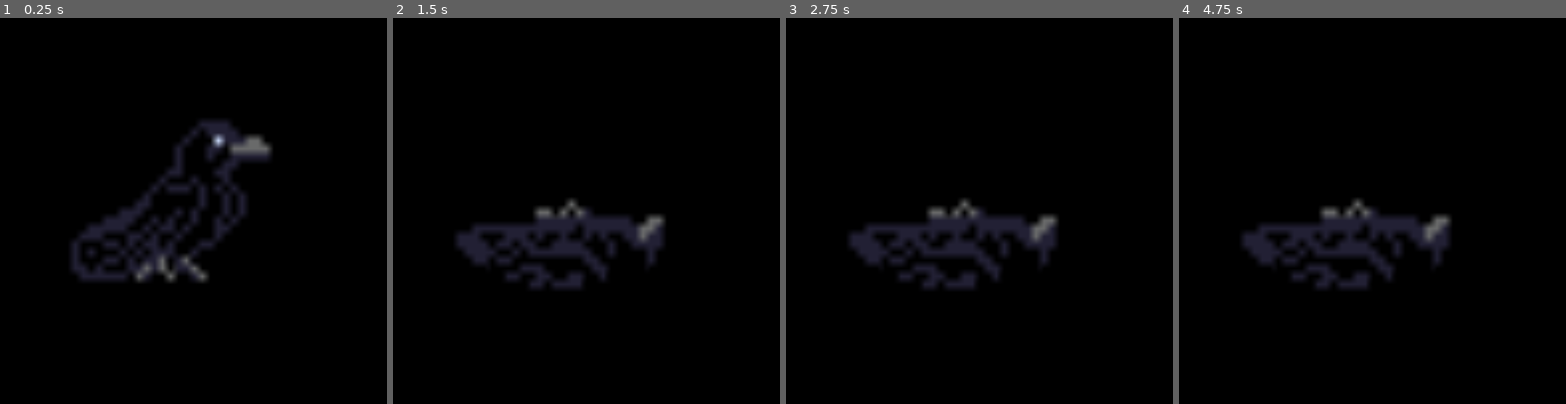
Above: before the commit, frames 1-4 (left to right).
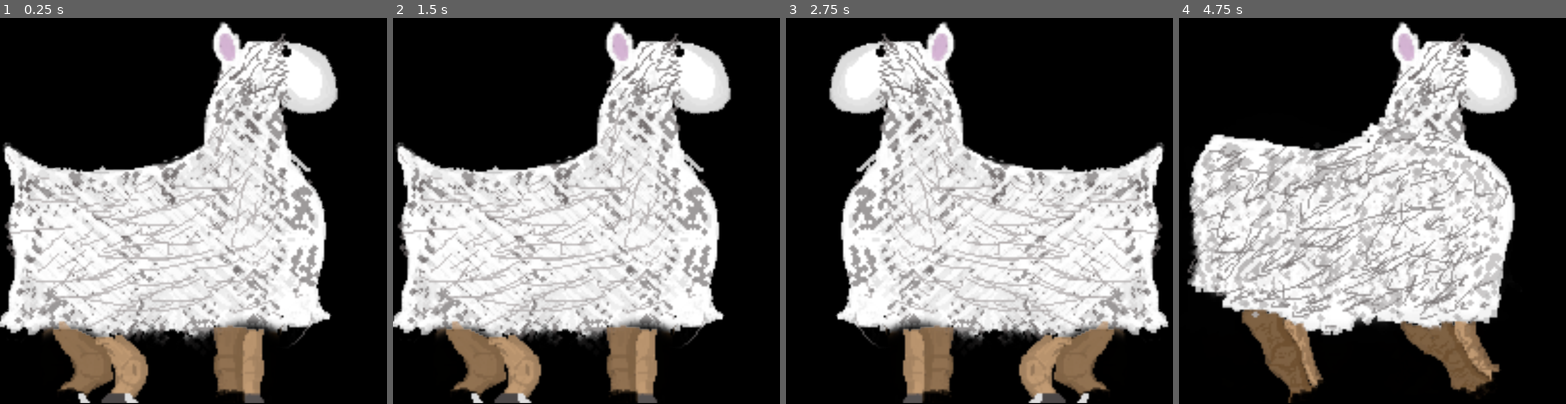
Above: after the commit, the same moments.

Repository: z3r0m3110n-ctrl/desktopPet
Game: Godot game, scene res://mainScene.tscn
The game is run twice, just before and just after one commit, with the same random seed, the same clock (stepped at 60 frames per second) and the same inputs.
Inputs (mouse positions are in pixels of both pictures, inside the frame that each line leads up to):
- Up to frame 1 (0.25 s): no input
- Up to frame 2 (1.5 s): tap Enter at 0.5 s; drag from (582, 207) to (625, 126) at 0.52 s; drag from (509, 230) to (567, 288) at 1.27 s
- Up to frame 3 (2.75 s): move the mouse to (1018, 126) at 2.02 s; hold Right from 2.03 s (still down); tap Alt at 2.1 s; click (1018, 126) at 2.17 s
- Up to frame 4 (4.75 s): release Right at 2.75 s; drag from (1353, 288) to (1256, 153) at 2.77 s; move the mouse to (1488, 268) at 3.52 s; hold Left 3.53-4.25 s; tap Alt at 3.6 s; click (1488, 268) at 3.67 s; drag from (1256, 153) to (1368, 207) at 4.27 s

The runs differ from the first frame. In frame 1, 50% of the frame differs, in the area x 0-88%, y 0-100%; in frame 2, 50%; in frame 3, 50%; in frame 4, 50%, in the area x 2-88%, y 0-100%.

Commit message:
feat: custom sprites for walking and sleep

Diff:
--- a/mainScene.tscn
+++ b/mainScene.tscn
@@ -2,34 +2,49 @@
 
 [ext_resource type="Script" uid="uid://bw56o01kv5oxy" path="res://main_scene.gd" id="1_g4qto"]
 [ext_resource type="Texture2D" uid="uid://cj2dvmit8n3ao" path="res://Crow.png" id="1_iwpey"]
-
-[sub_resource type="AtlasTexture" id="AtlasTexture_vuu3o"]
-atlas = ExtResource("1_iwpey")
-region = Rect2(0, 48, 48, 48)
-
-[sub_resource type="AtlasTexture" id="AtlasTexture_0pyiw"]
-atlas = ExtResource("1_iwpey")
-region = Rect2(48, 48, 48, 48)
-
-[sub_resource type="AtlasTexture" id="AtlasTexture_14l1l"]
-atlas = ExtResource("1_iwpey")
-region = Rect2(96, 48, 48, 48)
-
-[sub_resource type="AtlasTexture" id="AtlasTexture_u7har"]
-atlas = ExtResource("1_iwpey")
-region = Rect2(144, 48, 48, 48)
-
-[sub_resource type="AtlasTexture" id="AtlasTexture_uqts1"]
-atlas = ExtResource("1_iwpey")
-region = Rect2(192, 48, 48, 48)
-
-[sub_resource type="AtlasTexture" id="AtlasTexture_us837"]
-atlas = ExtResource("1_iwpey")
-region = Rect2(240, 48, 48, 48)
-
-[sub_resource type="AtlasTexture" id="AtlasTexture_ykwv5"]
-atlas = ExtResource("1_iwpey")
-region = Rect2(288, 48, 48, 48)
+[ext_resource type="Texture2D" uid="uid://da0xu67237875" path="res://images/sleep-0.png" id="3_466gm"]
+[ext_resource type="Texture2D" uid="uid://sc2eydsude23" path="res://images/walk-0.png" id="3_bnlnp"]
+[ext_resource type="Texture2D" uid="uid://jv5m7weyqph1" path="res://images/sleep-1.png" id="4_auxaw"]
+[ext_resource type="Texture2D" uid="uid://db0ni4duiwlmo" path="res://images/walk-1.png" id="4_vuu3o"]
+[ext_resource type="Texture2D" uid="uid://dcclt8jnwxhcg" path="res://images/walk-2.png" id="5_0pyiw"]
+[ext_resource type="Texture2D" uid="uid://b62s2aenfvcse" path="res://images/sleep-2.png" id="5_smdy7"]
+[ext_resource type="Texture2D" uid="uid://dl0v2gaqlrax" path="res://images/sleep-3.png" id="6_6qrj0"]
+[ext_resource type="Texture2D" uid="uid://c1tgcr8k1gxyi" path="res://images/walk-3.png" id="6_14l1l"]
+[ext_resource type="Texture2D" uid="uid://50b7jljr7iou" path="res://images/sleep-4.png" id="7_tlk23"]
+[ext_resource type="Texture2D" uid="uid://bc5em60flvxxq" path="res://images/walk-4.png" id="7_u7har"]
+[ext_resource type="Texture2D" uid="uid://cuie770suosgb" path="res://images/sleep-5.png" id="8_6k62e"]
+[ext_resource type="Texture2D" uid="uid://dcq4s36r75bwu" path="res://images/walk-5.png" id="8_uqts1"]
+[ext_resource type="Texture2D" uid="uid://cay5okgyitsvt" path="res://images/sleep-6.png" id="9_kpsh6"]
+[ext_resource type="Texture2D" uid="uid://rhemsetke25s" path="res://images/sleep-7.png" id="10_3qdnn"]
+[ext_resource type="Texture2D" uid="uid://b458287ggny84" path="res://images/sleep-8.png" id="11_s7pqw"]
+
+[sub_resource type="AtlasTexture" id="AtlasTexture_kpsh6"]
+atlas = ExtResource("1_iwpey")
+region = Rect2(240, 192, 48, 48)
+
+[sub_resource type="AtlasTexture" id="AtlasTexture_3qdnn"]
+atlas = ExtResource("1_iwpey")
+region = Rect2(288, 192, 48, 48)
+
+[sub_resource type="AtlasTexture" id="AtlasTexture_s7pqw"]
+atlas = ExtResource("1_iwpey")
+region = Rect2(0, 240, 48, 48)
+
+[sub_resource type="AtlasTexture" id="AtlasTexture_251pa"]
+atlas = ExtResource("1_iwpey")
+region = Rect2(48, 240, 48, 48)
+
+[sub_resource type="AtlasTexture" id="AtlasTexture_vg2gt"]
+atlas = ExtResource("1_iwpey")
+region = Rect2(96, 240, 48, 48)
+
+[sub_resource type="AtlasTexture" id="AtlasTexture_1uw5o"]
+atlas = ExtResource("1_iwpey")
+region = Rect2(144, 240, 48, 48)
+
+[sub_resource type="AtlasTexture" id="AtlasTexture_efo4c"]
+atlas = ExtResource("1_iwpey")
+region = Rect2(192, 240, 48, 48)
 
 [sub_resource type="AtlasTexture" id="AtlasTexture_nlk40"]
 atlas = ExtResource("1_iwpey")
@@ -58,58 +73,62 @@
 [sub_resource type="AtlasTexture" id="AtlasTexture_6k62e"]
 atlas = ExtResource("1_iwpey")
 region = Rect2(288, 96, 48, 48)
-
-[sub_resource type="AtlasTexture" id="AtlasTexture_g4qto"]
-atlas = ExtResource("1_iwpey")
-region = Rect2(0, 0, 48, 48)
-
-[sub_resource type="AtlasTexture" id="AtlasTexture_hr5et"]
-atlas = ExtResource("1_iwpey")
-region = Rect2(48, 0, 48, 48)
-
-[sub_resource type="AtlasTexture" id="AtlasTexture_6mfv6"]
-atlas = ExtResource("1_iwpey")
-region = Rect2(144, 0, 48, 48)
-
-[sub_resource type="AtlasTexture" id="AtlasTexture_2qqqv"]
-atlas = ExtResource("1_iwpey")
-region = Rect2(192, 0, 48, 48)
-
-[sub_resource type="AtlasTexture" id="AtlasTexture_we1jl"]
-atlas = ExtResource("1_iwpey")
-region = Rect2(240, 0, 48, 48)
-
-[sub_resource type="AtlasTexture" id="AtlasTexture_bnlnp"]
-atlas = ExtResource("1_iwpey")
-region = Rect2(288, 0, 48, 48)
-
-[sub_resource type="AtlasTexture" id="AtlasTexture_61od6"]
-atlas = ExtResource("1_iwpey")
-region = Rect2(96, 0, 48, 48)
 
 [sub_resource type="SpriteFrames" id="SpriteFrames_xkoum"]
 animations = [{
 "frames": [{
 "duration": 1.0,
-"texture": SubResource("AtlasTexture_vuu3o")
-}, {
-"duration": 1.0,
-"texture": SubResource("AtlasTexture_0pyiw")
-}, {
-"duration": 1.0,
-"texture": SubResource("AtlasTexture_14l1l")
-}, {
-"duration": 1.0,
-"texture": SubResource("AtlasTexture_u7har")
-}, {
-"duration": 1.0,
-"texture": SubResource("AtlasTexture_uqts1")
-}, {
-"duration": 1.0,
-"texture": SubResource("AtlasTexture_us837")
-}, {
-"duration": 1.0,
-"texture": SubResource("AtlasTexture_ykwv5")
+"texture": SubResource("AtlasTexture_kpsh6")
+}, {
+"duration": 1.0,
+"texture": SubResource("AtlasTexture_3qdnn")
+}, {
+"duration": 1.0,
+"texture": SubResource("AtlasTexture_s7pqw")
+}, {
+"duration": 1.0,
+"texture": SubResource("AtlasTexture_251pa")
+}, {
+"duration": 1.0,
+"texture": SubResource("AtlasTexture_vg2gt")
+}, {
+"duration": 1.0,
+"texture": SubResource("AtlasTexture_1uw5o")
+}, {
+"duration": 1.0,
+"texture": SubResource("AtlasTexture_efo4c")
+}],
+"loop": 1,
+"name": &"fly",
+"speed": 5.0
+}, {
+"frames": [{
+"duration": 1.0,
+"texture": ExtResource("3_466gm")
+}, {
+"duration": 1.0,
+"texture": ExtResource("4_auxaw")
+}, {
+"duration": 1.0,
+"texture": ExtResource("5_smdy7")
+}, {
+"duration": 1.0,
+"texture": ExtResource("6_6qrj0")
+}, {
+"duration": 1.0,
+"texture": ExtResource("7_tlk23")
+}, {
+"duration": 1.0,
+"texture": ExtResource("8_6k62e")
+}, {
+"duration": 1.0,
+"texture": ExtResource("9_kpsh6")
+}, {
+"duration": 1.0,
+"texture": ExtResource("10_3qdnn")
+}, {
+"duration": 1.0,
+"texture": ExtResource("11_s7pqw")
 }],
 "loop": 0,
 "name": &"rest",
@@ -143,25 +162,22 @@
 }, {
 "frames": [{
 "duration": 1.0,
-"texture": SubResource("AtlasTexture_g4qto")
-}, {
-"duration": 1.0,
-"texture": SubResource("AtlasTexture_hr5et")
-}, {
-"duration": 1.0,
-"texture": SubResource("AtlasTexture_6mfv6")
-}, {
-"duration": 1.0,
-"texture": SubResource("AtlasTexture_2qqqv")
-}, {
-"duration": 1.0,
-"texture": SubResource("AtlasTexture_we1jl")
-}, {
-"duration": 1.0,
-"texture": SubResource("AtlasTexture_bnlnp")
-}, {
-"duration": 1.0,
-"texture": SubResource("AtlasTexture_61od6")
+"texture": ExtResource("3_bnlnp")
+}, {
+"duration": 1.0,
+"texture": ExtResource("4_vuu3o")
+}, {
+"duration": 1.0,
+"texture": ExtResource("5_0pyiw")
+}, {
+"duration": 1.0,
+"texture": ExtResource("6_14l1l")
+}, {
+"duration": 1.0,
+"texture": ExtResource("7_u7har")
+}, {
+"duration": 1.0,
+"texture": ExtResource("8_uqts1")
 }],
 "loop": 1,
 "name": &"walk",
@@ -176,10 +192,10 @@
 
 [node name="AnimatedSprite2D" type="AnimatedSprite2D" parent="." unique_id=212690999]
 position = Vector2(98.49999, 99.00001)
-scale = Vector2(4.1041665, 4.1250005)
+scale = Vector2(1, 1.005)
 sprite_frames = SubResource("SpriteFrames_xkoum")
 animation = &"rest"
-frame = 6
+frame = 8
 frame_progress = 1.0
 
 [node name="Area2D" type="Area2D" parent="." unique_id=1448085389]
--- a/main_scene.gd
+++ b/main_scene.gd
@@ -1,5 +1,5 @@
 extends Node2D
-var speed = 300
+var speed = 600
 var direction = Vector2(1,0)
 var screen_size = Vector2()
 var window_size = Vector2(200, 200)
@@ -37,7 +37,7 @@
 		idle_timer -= delta
 		if idle_timer <= 0:
 			is_idling = false
-			speed = 300
+			speed = randi_range(700, 1000) # set a random speed
 			animated_sprite.play("walk")
 		return
 
@@ -45,6 +45,10 @@
 	var window_position =  Vector2(DisplayServer.window_get_position())
 	window_position.x = clamp(window_position.x,0,screen_size.x - window_size.x)
 	window_position.y = clamp(window_position.y,0,screen_size.y - window_size.y)
+	speed -= randi_range(0, 2) # slow down a random amount
+	if speed < 0:
+		speed = 0
+	print(speed)
 	window_position += direction * speed * delta
 	#print(window_position)
 	DisplayServer.window_set_position(Vector2i(window_position))
@@ -52,19 +56,22 @@
 	if window_position.x <= 0 or window_position.x >= screen_size.x - window_size.x:
 		direction.x *= -1
 		animated_sprite.flip_h = !animated_sprite.flip_h
-		maybe_idle()
+
 	if window_position.y <= 0 or window_position.y >= screen_size.y - window_size.y:
 		direction.y *= -1
-		maybe_idle()
+
+	maybe_idle()
 
 func maybe_idle():
-	if randf() < 0.3:
+	if speed < 5 and randf() < 0.3:
 		is_idling = true
-		idle_timer = randf_range(1.0, 3.0)
+		idle_timer = randf_range(3.0, 5.0)
 		animated_sprite.play("rest")
+
 
 func _on_area_input(_viewport, event, _shape_idx):
 	#print("input received: ", event)
+	# drag the pet if it is pressed and dragged by the mouse
 	if event is InputEventMouseButton and event.button_index == MOUSE_BUTTON_LEFT:
 		if event.pressed:
 			is_dragging = true
Not shown, changed: export_presets.cfg
Binary file added: images/sleep-0.png
Not shown, added: images/sleep-0.png.import
Binary file added: images/sleep-1.png
Not shown, added: images/sleep-1.png.import
Binary file added: images/sleep-2.png
Not shown, added: images/sleep-2.png.import
Binary file added: images/sleep-3.png
Not shown, added: images/sleep-3.png.import
Binary file added: images/sleep-4.png
Not shown, added: images/sleep-4.png.import
Binary file added: images/sleep-5.png
(and 19 more such lines)
